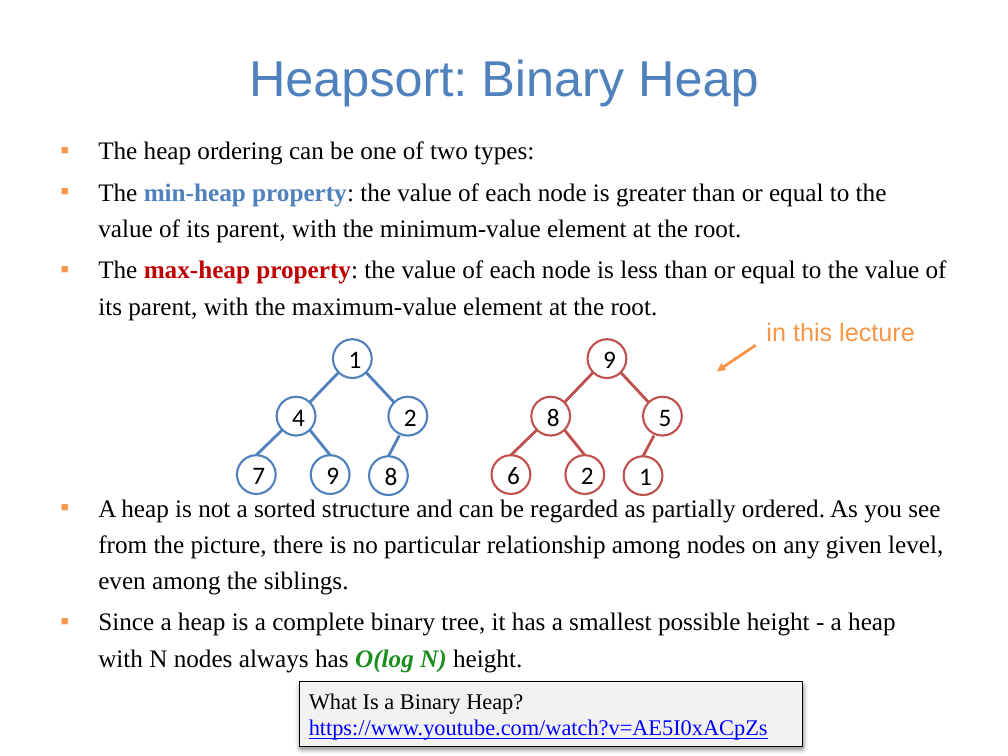
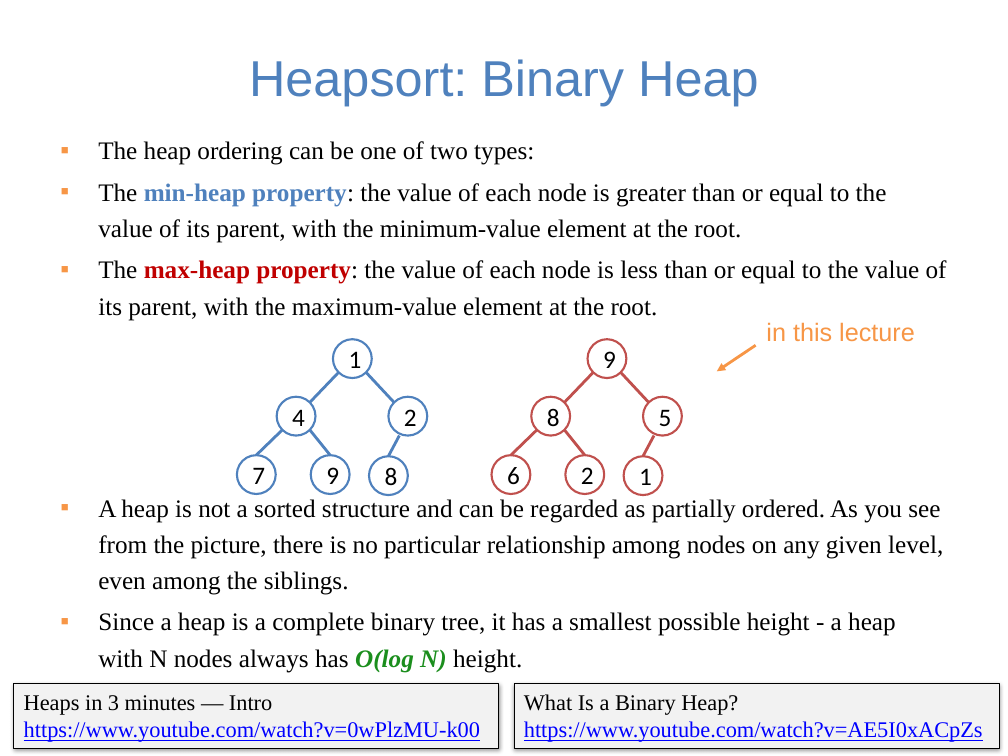
Before and after one commit to guhofstra/CSC111Fa25, a slide deck: slide 5 of PPTs/Lecture 13-sorting algorithms.pptx. Drawn at 1008x756 pixels with LibreOffice and Linux fonts; fonts in the diff are those of the drawing. Boxes give left, top, right and bottom in pixels: in the first picture for what was removed or moved away, otherwise in the second. Text is boxed around its words. In the diff, an @@ line names an element or a change of style, - is before the commit and + after.

```diff
--- a/PPTs/Lecture 13-sorting algorithms.pptx
+++ b/PPTs/Lecture 13-sorting algorithms.pptx
@@ rectangle added at bbox=[14, 683, 499, 748], fill #F2F2F2, outline #000000 0.5 pt, 16 pt, text #0000FF, underline @@
+Heaps in 3 minutes — Intro
+https://www.youtube.com/watch?v=0wPlzMU-k00
@@ rectangle "What Is a Binary Heap? ...": place and size @@
-rectangle "What Is a Binary Heap? ..." at bbox=[299, 681, 803, 746]
+rectangle "What Is a Binary Heap? ..." at bbox=[514, 683, 999, 748]
```
Also in this commit, not shown: 5 other files.
